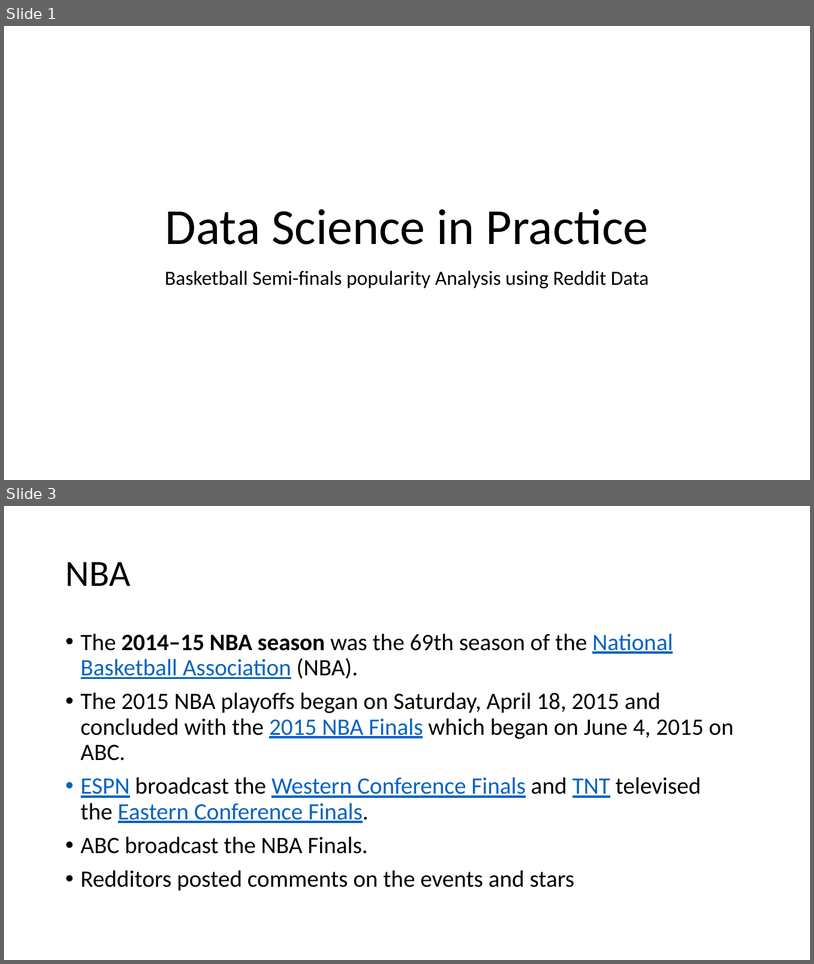
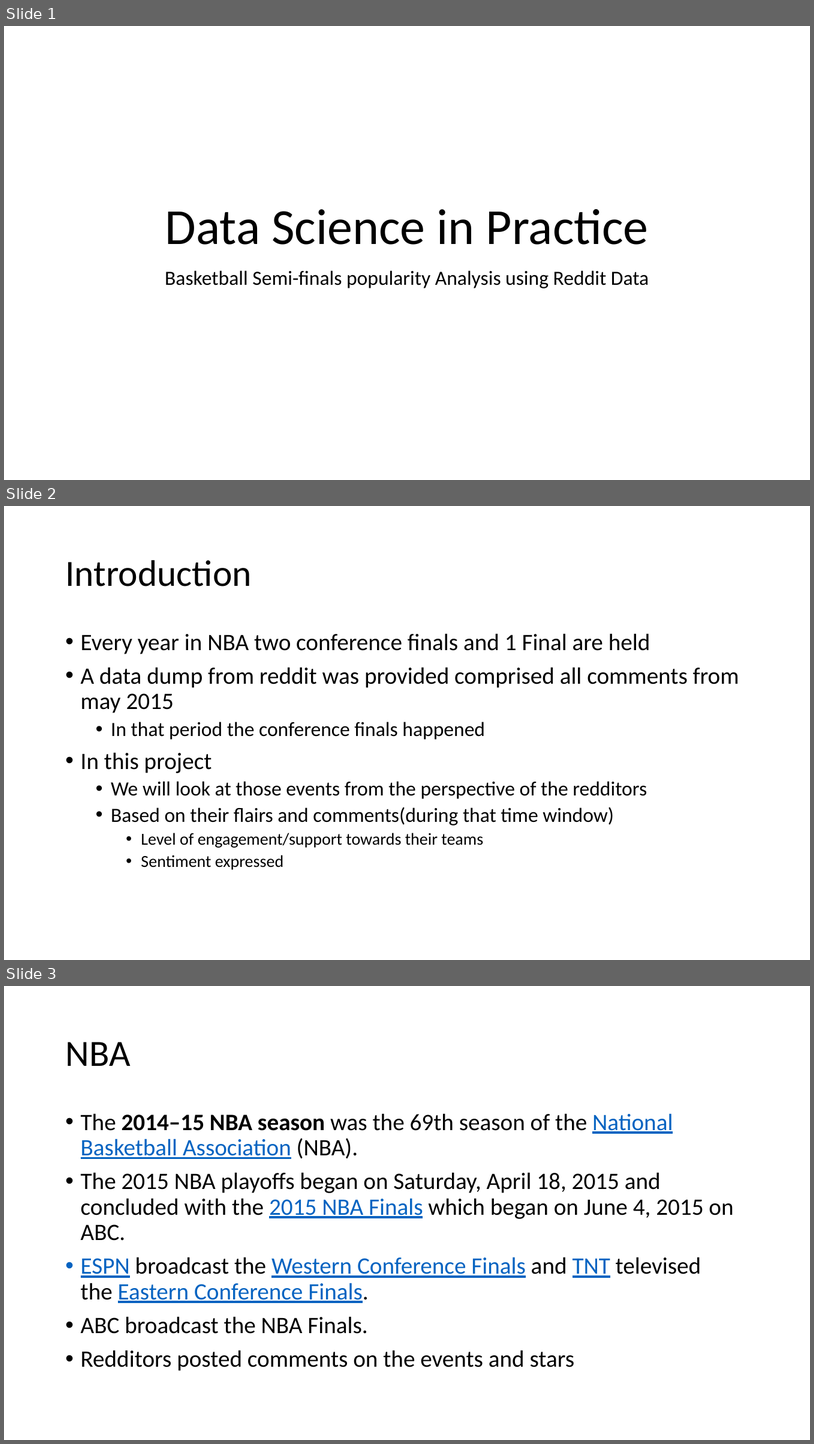
Before and after one commit to mekjr1/fproject, a slide deck: Data Science in Practice.pptx. Shown one above the other, each under a label of ours: slides 1 and 3 before the commit, slides 1, 2 and 3 after it; the slides between them are not shown. The pictures are 814x964 and 814x1444 pixels, drawn with LibreOffice and Linux fonts; fonts in the diff are those of the drawing. Boxes give left, top, right and bottom in pixels: in the first picture for what was removed or moved away, otherwise in the second. Text is boxed around its words. In the diff, an @@ line names an element or a change of style, - is before the commit and + after.

```diff
--- a/Data Science in Practice.pptx
+++ b/Data Science in Practice.pptx
@@ slide 2 added at [4, 506, 810, 960], background #FFFFFF @@
@@ title added at [65, 560, 252, 586], 44 pt, text #000000 @@
+Introduction
@@ text added at [81, 633, 740, 870], 24 pt, text #000000 @@
+• Every year in NBA two conference finals and 1 Final are held
+• A data dump from reddit was provided comprised all comments from may 2015
+  • In that period the conference finals happened
+• In this project
+  • We will look at those events from the perspective of the redditors
+  • Based on their flairs and comments(during that time window)
+    • Level of engagement/support towards their teams
+    • Sentiment expressed
```
Also in this commit, not shown: 1 other slide added, 1 slide removed.
